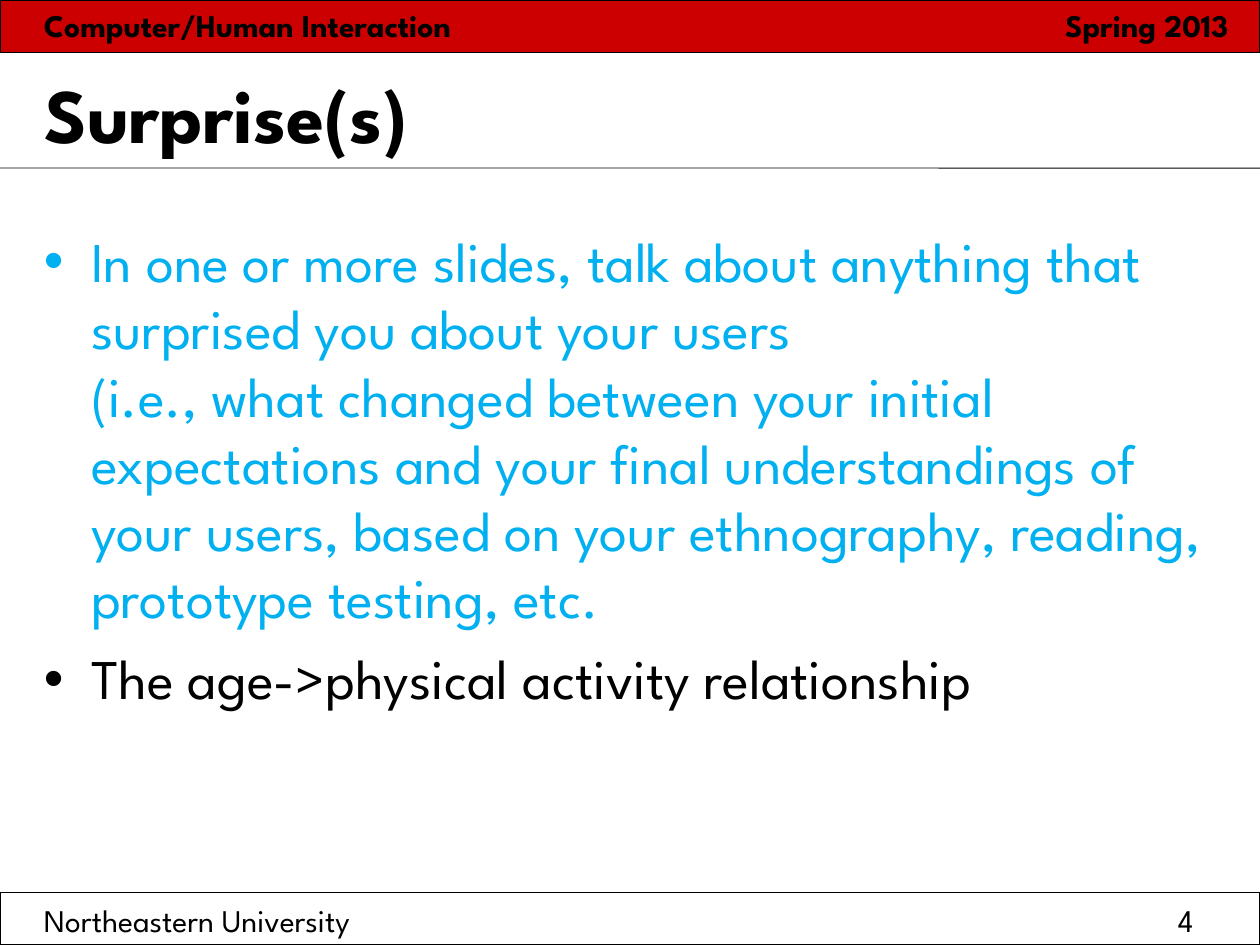
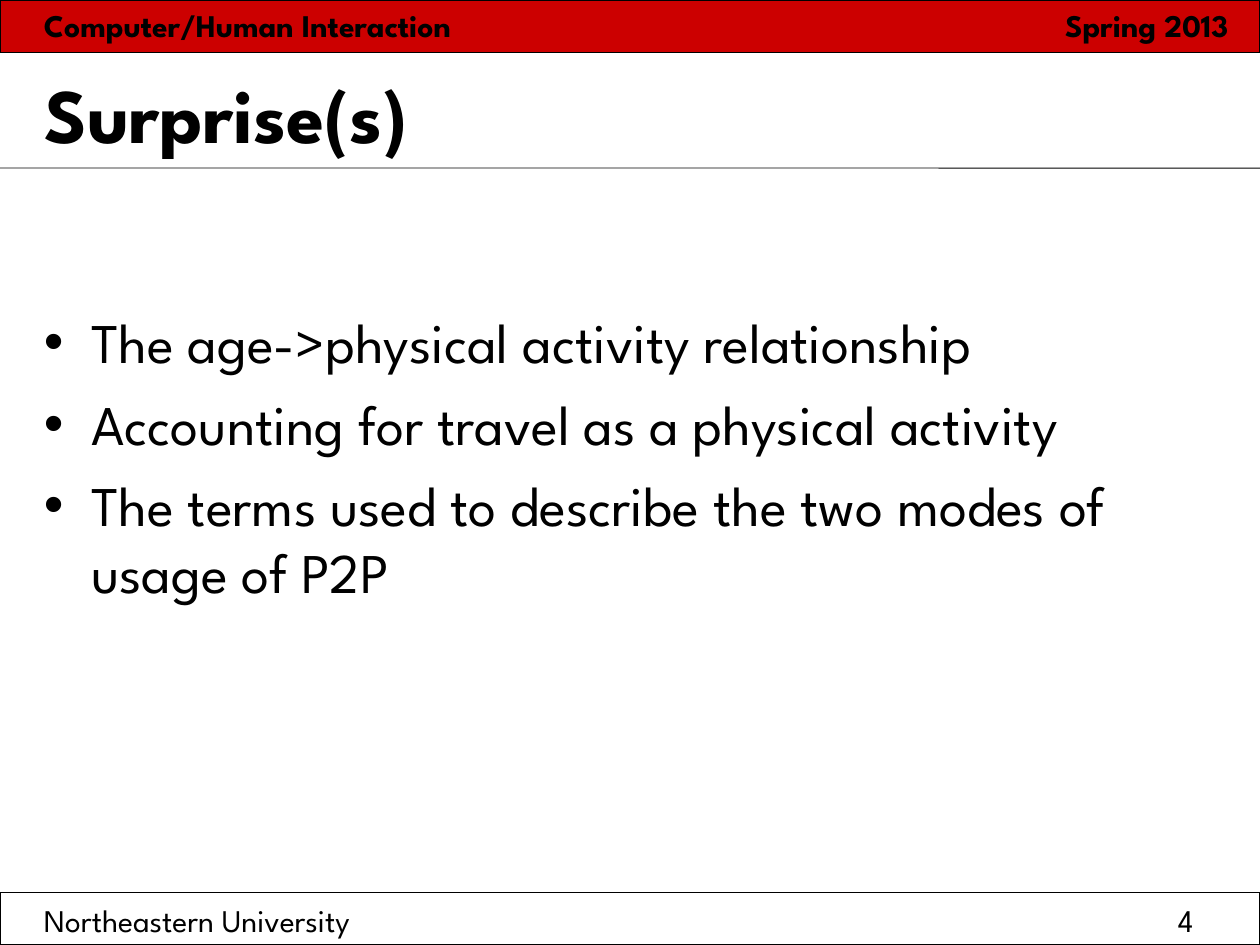
Before and after one commit to hci2014/sandbox, a slide deck: slide 4 of FinalPresentationTemplate.ppt. Drawn at 1260x945 pixels with LibreOffice and Linux fonts; fonts in the diff are those of the drawing. Boxes give left, top, right and bottom in pixels: in the first picture for what was removed or moved away, otherwise in the second. Text is boxed around its words. In the diff, an @@ line names an element or a change of style, - is before the commit and + after.

```diff
--- a/FinalPresentationTemplate.ppt
+++ b/FinalPresentationTemplate.ppt
@@ text at bbox=[91, 243, 1201, 631]: paragraph removed @@
-• In one or more slides, talk about anything that surprised you about your users
-  (i.e., what changed between your initial expectations and your final understandings of your users, based on your ethnography, reading, prototype testing, etc.
@@ text at bbox=[91, 405, 1105, 606]: paragraphs added @@
+• Accounting for travel as a physical activity
+• The terms used to describe the two modes of usage of P2P
```
Also in this commit, not shown: 9 other slides changed, 1 other file.
